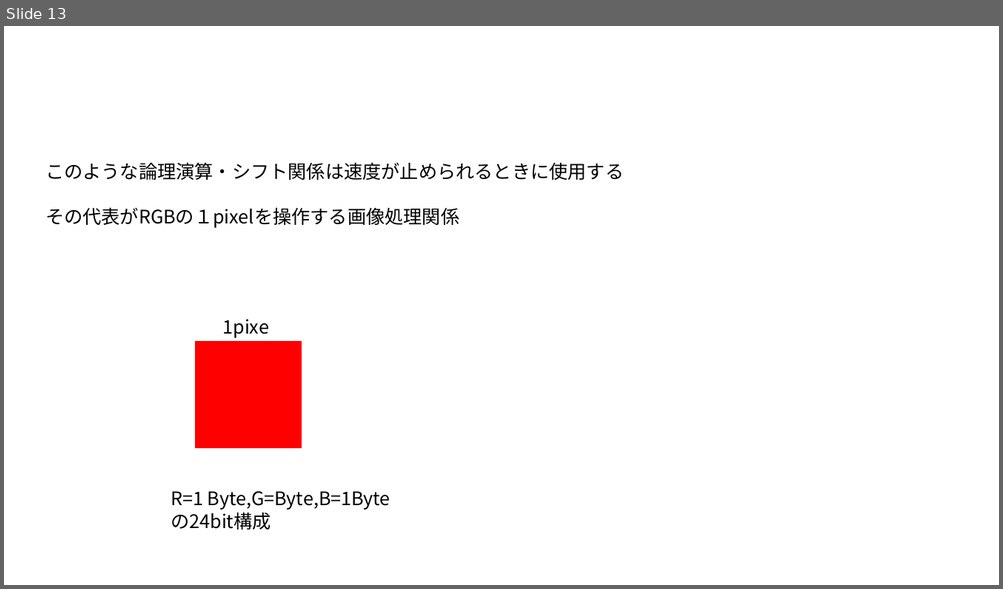
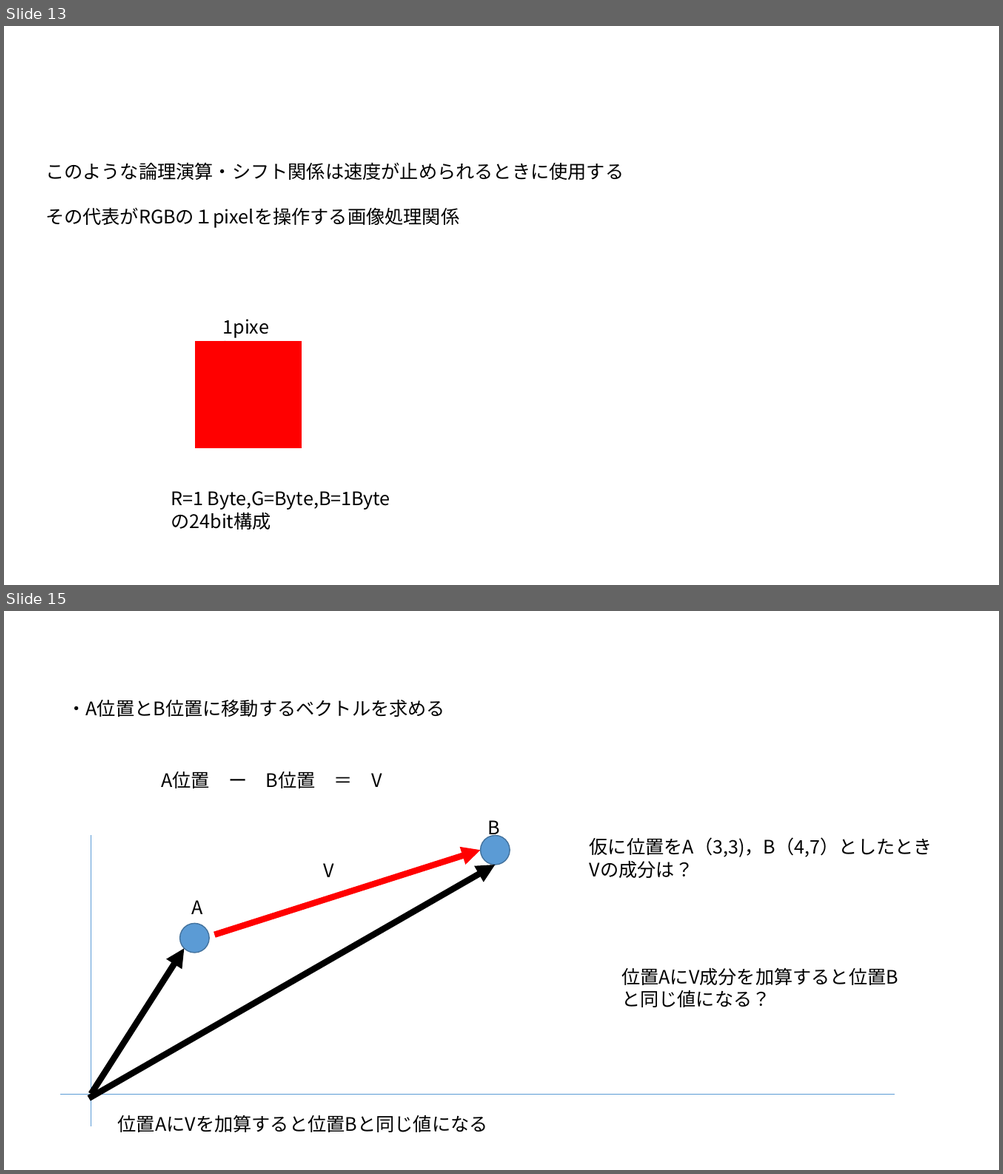
Before and after one commit to UMA729/MySchoolDatas, a slide deck: ゲ数Ⅱ/ゲーム数学.pptx. Shown one above the other, each under a label of ours: slide 13 before the commit, slides 13 and 15 after it; the slides between them are not shown. The pictures are 1003x589 and 1003x1174 pixels, drawn with LibreOffice and Linux fonts; fonts in the diff are those of the drawing. Boxes give left, top, right and bottom in pixels: in the first picture for what was removed or moved away, otherwise in the second. Text is boxed around its words. In the diff, an @@ line names an element or a change of style, - is before the commit and + after.

Commit message:
ゲーム数学で新しくvsプロジェクトを作った

```diff
--- a/ゲ数Ⅱ/ゲーム数学.pptx
+++ b/ゲ数Ⅱ/ゲーム数学.pptx
@@ slide 15 added at (4, 611, 999, 1170), background #FFFFFF @@
@@ text added at (67, 700, 445, 717), 18 pt, text #000000 @@
+・A位置とB位置に移動するベクトルを求める
@@ text added at (161, 772, 381, 789), 18 pt, text #000000 @@
+A位置 ー B位置 ＝ V
@@ text added at (487, 820, 500, 839), 18 pt, text #000000 @@
+B
@@ line added from (91, 835) to (91, 1128), #5B9BD5 0.5 pt @@
@@ arrow added from (214, 935) to (480, 851), #FF0000 6 pt @@
@@ ellipse added at (480, 835, 509, 865), fill #5B9BD5, outline #43739E 1 pt @@
@@ text added at (589, 837, 932, 878), 18 pt, text #000000 @@
+仮に位置をA（3,3)，B（4,7）としたとき
+Vの成分は？
@@ arrow added from (89, 1099) to (495, 865), #000000 6 pt @@
@@ text added at (324, 863, 334, 877), 18 pt, text #000000 @@
+V
@@ text added at (191, 900, 202, 914), 18 pt, text #000000 @@
+A
@@ ellipse added at (180, 923, 209, 953), fill #5B9BD5, outline #43739E 1 pt @@
@@ arrow added from (91, 1094) to (184, 949), #000000 6 pt @@
@@ text added at (621, 968, 898, 1008), 18 pt, text #000000 @@
+位置AにV成分を加算すると位置B
+と同じ値になる？
@@ line added from (895, 1094) to (60, 1094), #5B9BD5 0.5 pt @@
@@ text added at (118, 1116, 488, 1133), 18 pt, text #000000 @@
+位置AにVを加算すると位置Bと同じ値になる
```
Also in this commit, not shown: 5 other slides added, 17 other files.
